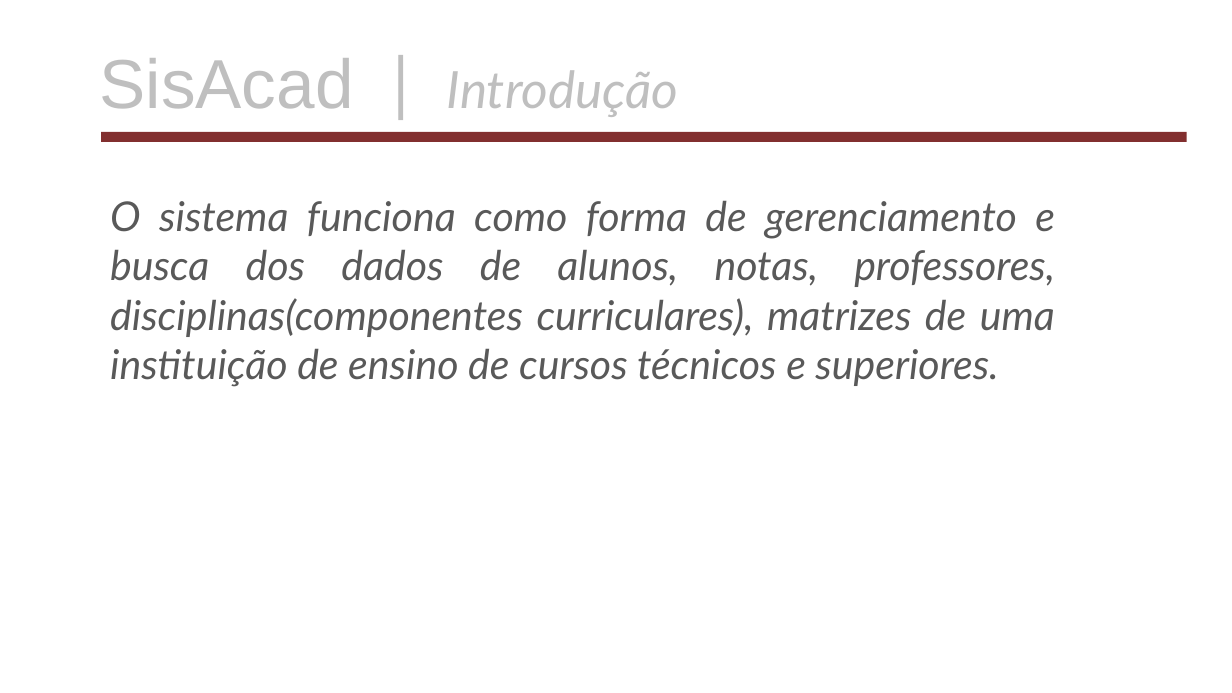
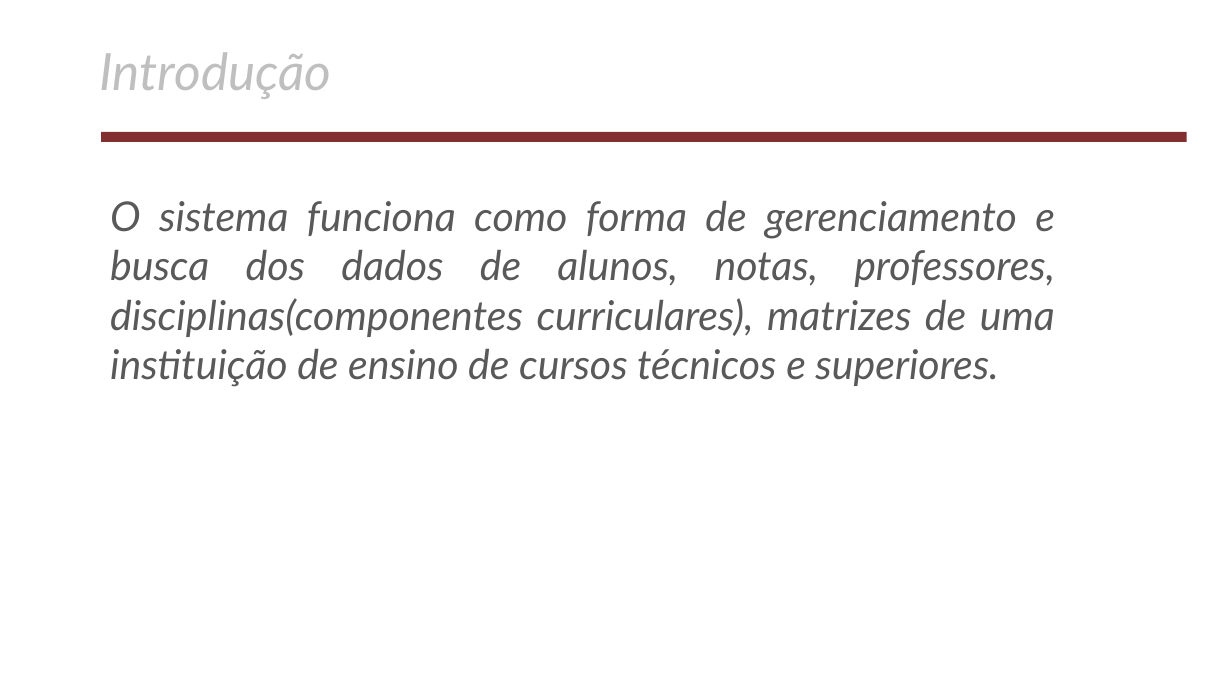
Before and after one commit to AlexsandroMatias2017/MeuBancoDeDados, a slide deck: slide 3 of apresentacao/apresentacaoDoProjeto.odp. Drawn at 1232x693 pixels with LibreOffice and Linux fonts; fonts in the diff are those of the drawing; background and template pictures are left out. Boxes give left, top, right and bottom in pixels: in the first picture for what was removed or moved away, otherwise in the second. Text is boxed around its words. In the diff, an @@ line names an element or a change of style, - is before the commit and + after.

```diff
--- a/apresentacao/apresentacaoDoProjeto.odp
+++ b/apresentacao/apresentacaoDoProjeto.odp
@@ text at [100, 52, 332, 99]: text changed @@
-SisAcad | Introdução
+Introdução
```
Also in this commit, not shown: 13 other slides changed, 11 slides added.
